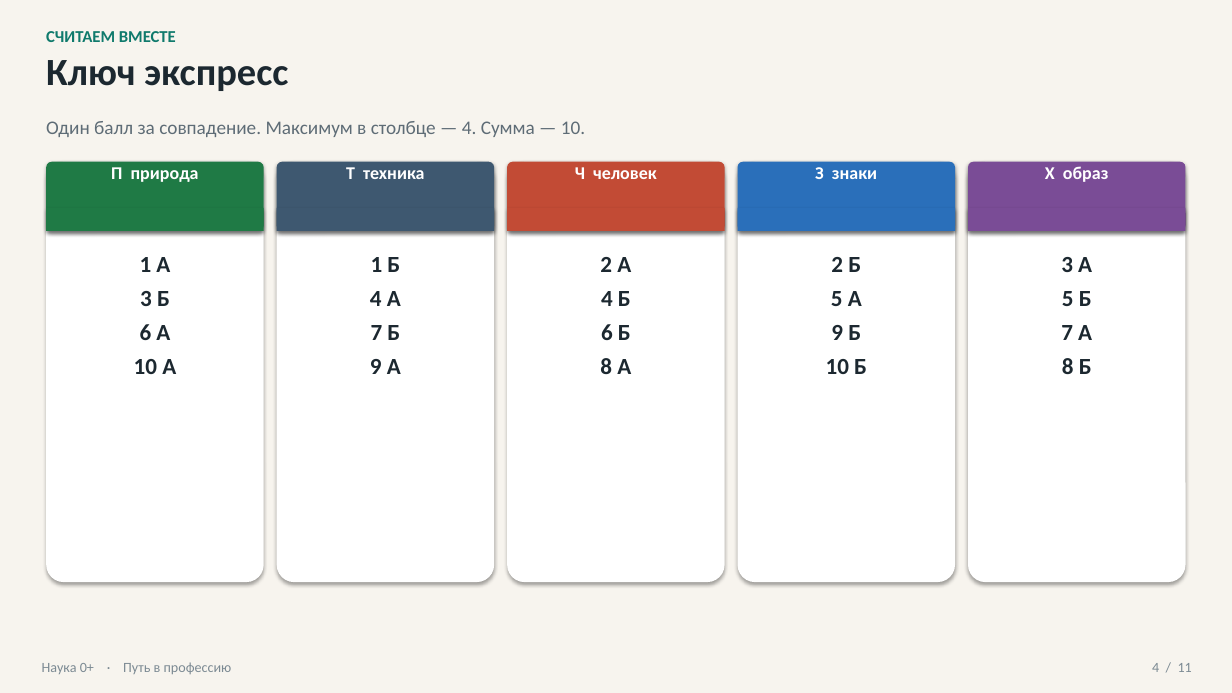
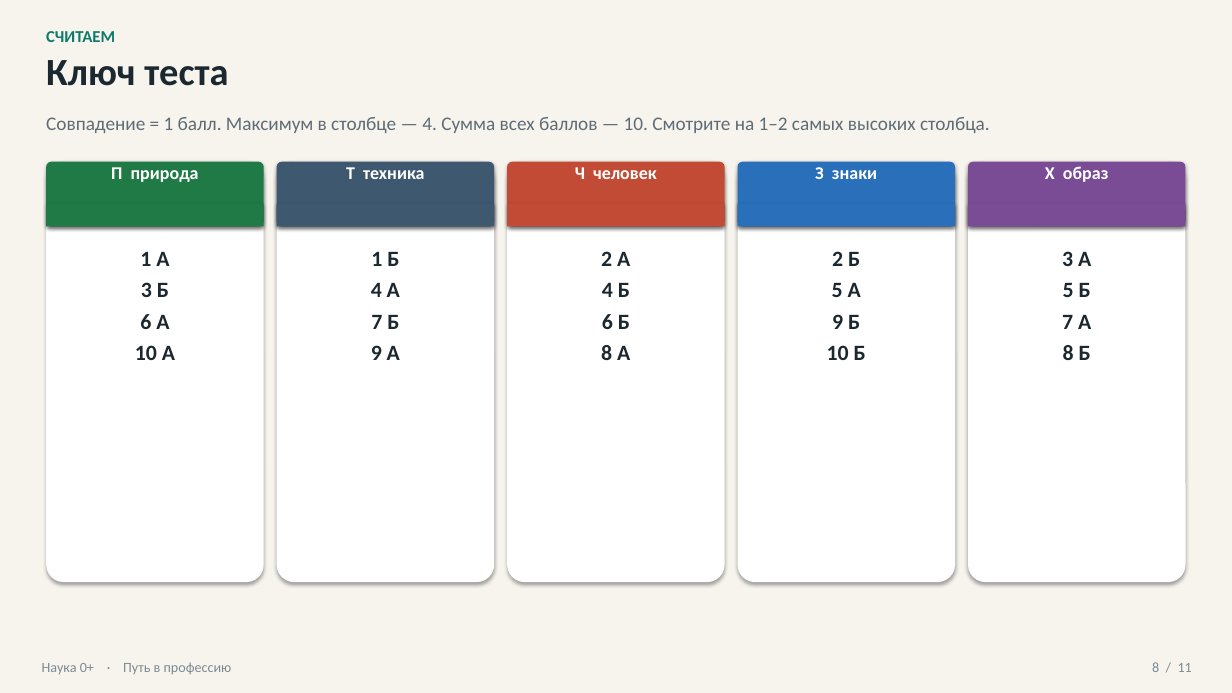
Before and after one commit to Sema917/-tourism, a slide deck: slide 8 of materials/Путь_в_профессию_презентация_20_минут.pptx (slide 4 before the commit). Drawn at 1232x693 pixels with LibreOffice and Linux fonts; fonts in the diff are those of the drawing. Boxes give left, top, right and bottom in pixels: in the first picture for what was removed or moved away, otherwise in the second. Text is boxed around its words. In the diff, an @@ line names an element or a change of style, - is before the commit and + after.

```diff
--- a/materials/Путь_в_профессию_презентация_20_минут.pptx
+++ b/materials/Путь_в_профессию_презентация_20_минут.pptx
@@ text at box(46, 31, 115, 42): text changed @@
-СЧИТАЕМ ВМЕСТЕ
+СЧИТАЕМ
@@ text at box(46, 60, 228, 86): text changed @@
-Ключ экспресс
+Ключ теста
@@ text at box(46, 117, 990, 133): text changed @@
-Один балл за совпадение. Максимум в столбце — 4. Сумма — 10.
+Совпадение = 1 балл. Максимум в столбце — 4. Сумма всех баллов — 10. Смотрите на 1–2 самых высоких столбца.
@@ rounded rectangle: place and size @@
-rounded rectangle at box(46, 162, 263, 231)
+rounded rectangle at box(46, 162, 263, 226)
@@ rounded rectangle: place and size @@
-rounded rectangle at box(276, 162, 494, 231)
+rounded rectangle at box(276, 162, 494, 226)
@@ rounded rectangle: place and size @@
-rounded rectangle at box(507, 162, 725, 231)
+rounded rectangle at box(507, 162, 725, 226)
@@ rounded rectangle: place and size @@
-rounded rectangle at box(738, 162, 955, 231)
+rounded rectangle at box(738, 162, 955, 226)
@@ rounded rectangle: place and size @@
-rounded rectangle at box(969, 162, 1186, 231)
+rounded rectangle at box(969, 162, 1186, 226)
@@ 5 rectangles: place and size @@
-5 rectangles at box(46, 208, 1186, 231)
+5 rectangles at box(46, 203, 1186, 226)
@@ size 18 to 17 pt; less space between paragraphs in 5 elements at box(135, 252, 175, 360), box(371, 252, 400, 360), box(601, 251, 630, 360), box(827, 251, 866, 360), box(1062, 251, 1091, 360) @@
@@ text at box(1152, 662, 1192, 672): text changed @@
-4 / 11
+8 / 11
```
Also in this commit, not shown: 6 other slides changed, 4 slides added, 4 slides removed, 9 other files.
